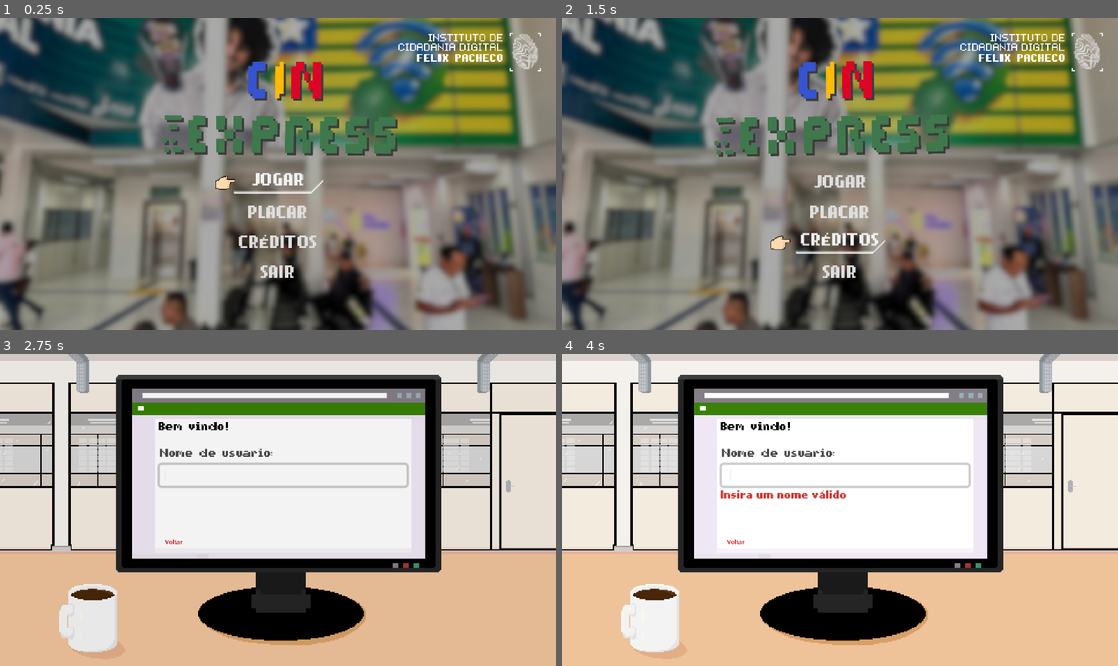
Above: before the commit, frames 1-4 (two rows, left to right).
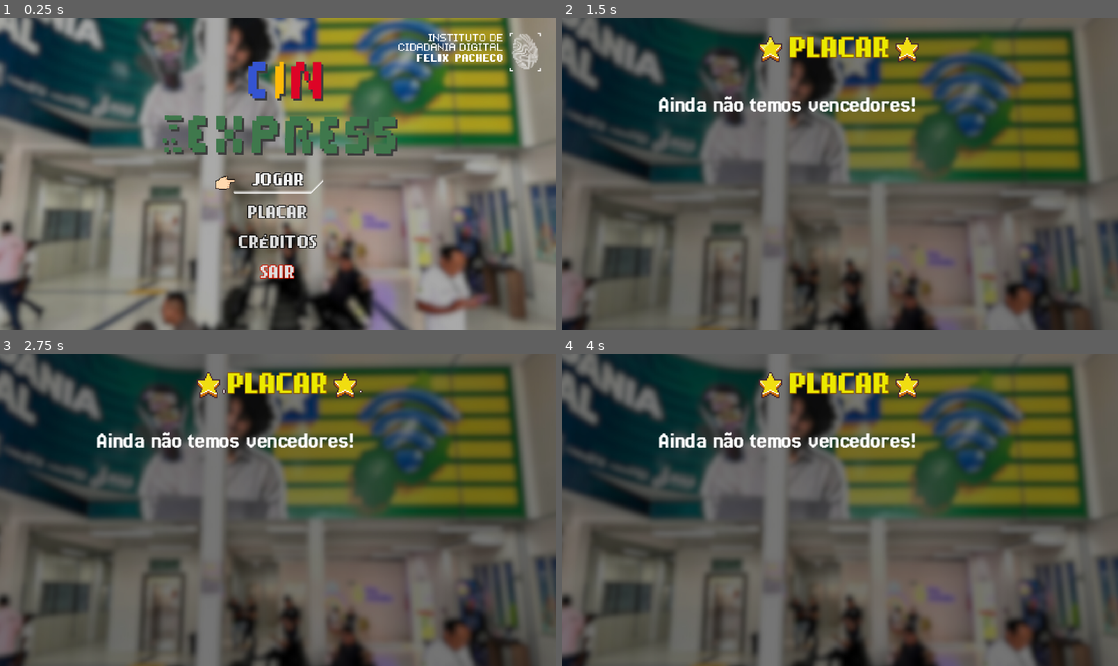
Above: after the commit, the same moments.

Repository: bianca-bezerra/CINExpress
Game: Godot game, scene res://scenes/levels/menu_scene.tscn
The game is run twice, just before and just after one commit, with the same random seed, the same clock (stepped at 60 frames per second) and the same inputs.
Inputs (mouse positions are in pixels of both pictures, inside the frame that each line leads up to):
- Up to frame 1 (0.25 s): no input
- Up to frame 2 (1.5 s): click "PLACAR" at 0.5 s; click (840, 242) at 1.25 s, where only the run before the commit has a clickable "CRÉDITOS"
- Up to frame 3 (2.75 s): click (278, 519) at 2 s, where only the run before the commit has a clickable "JOGAR"
- Up to frame 4 (4 s): tap Enter (ui_accept) at 2.75 s; hold Enter (ui_accept) 2.78-3.5 s; tap Space (space) at 2.85 s; click (734, 541) at 3.5 s, where only the run before the commit has a clickable "Voltar"

The runs differ from the first frame. In frame 1, 0.8% of the frame differs, in the area x 42-57%, y 49-84%; in frame 2, 84%; in frame 3, 99%; in frame 4, 99%, in the area x 0-100%, y 0-100%.
Error before the commit: Invalid call. Nonexistent function 'change_to_ranking' in base 'Node (game_manager.gd)'. (res://scripts/title_scene.gd:19)

Commit message:
feat: adiciona tela de créditos e ranking

Diff:
--- /dev/null
+++ b/scenes/credits_scene.tscn
@@ -0,0 +1,85 @@
+[gd_scene load_steps=3 format=3 uid="uid://cktjnbhpdrkwa"]
+
+[ext_resource type="Script" uid="uid://br3asmbl6r3xv" path="res://scripts/credits_scene.gd" id="1_x5wno"]
+[ext_resource type="FontFile" uid="uid://dvv4r3rtfie8o" path="res://assets/fonts/Jersey25-Regular.ttf" id="2_1pu23"]
+
+[node name="CreditsScene" type="Control"]
+layout_mode = 3
+anchors_preset = 0
+script = ExtResource("1_x5wno")
+
+[node name="ColorRect" type="ColorRect" parent="."]
+layout_mode = 0
+offset_right = 480.0
+offset_bottom = 270.0
+color = Color(0, 0, 0, 1)
+
+[node name="CreditosLabel" type="RichTextLabel" parent="."]
+layout_mode = 1
+anchors_preset = 5
+anchor_left = 0.5
+anchor_right = 0.5
+offset_left = 87.0
+offset_top = -7.0
+offset_right = 395.0
+offset_bottom = 269.0
+grow_horizontal = 2
+theme_override_fonts/normal_font = ExtResource("2_1pu23")
+theme_override_font_sizes/normal_font_size = 10
+horizontal_alignment = 1
+vertical_alignment = 1
+justification_flags = 235
+
+[node name="DESENVOLVIMENTO" type="Label" parent="CreditosLabel"]
+layout_mode = 1
+anchors_preset = 5
+anchor_left = 0.5
+anchor_right = 0.5
+offset_left = -53.5
+offset_top = 42.0
+offset_right = 56.5
+offset_bottom = 62.0
+grow_horizontal = 2
+theme_override_colors/font_color = Color(0.8458838, 0.20293167, 0.2546902, 1)
+theme_override_fonts/font = ExtResource("2_1pu23")
+theme_override_font_sizes/font_size = 11
+text = "DESENVOLVIMENTO"
+horizontal_alignment = 1
+vertical_alignment = 1
+justification_flags = 171
+
+[node name="ARTE" type="Label" parent="CreditosLabel"]
+layout_mode = 1
+anchors_preset = 5
+anchor_left = 0.5
+anchor_right = 0.5
+offset_left = -54.0
+offset_top = 135.0
+offset_right = 53.0
+offset_bottom = 149.0
+grow_horizontal = 2
+theme_override_colors/font_color = Color(0, 0.6071694, 0.73095006, 1)
+theme_override_fonts/font = ExtResource("2_1pu23")
+theme_override_font_sizes/font_size = 11
+text = "ARTE"
+horizontal_alignment = 1
+vertical_alignment = 1
+justification_flags = 171
+
+[node name="DESIGN" type="Label" parent="CreditosLabel"]
+layout_mode = 1
+anchors_preset = 5
+anchor_left = 0.5
+anchor_right = 0.5
+offset_left = -54.5
+offset_top = 199.0
+offset_right = 52.5
+offset_bottom = 215.0
+grow_horizontal = 2
+theme_override_colors/font_color = Color(0.1373629, 0.71928114, 0.45009208, 1)
+theme_override_fonts/font = ExtResource("2_1pu23")
+theme_override_font_sizes/font_size = 11
+text = "DESIGN"
+horizontal_alignment = 1
+vertical_alignment = 1
+justification_flags = 171
--- a/scenes/game_manager.tscn
+++ b/scenes/game_manager.tscn
@@ -6,7 +6,6 @@
 
 [node name="GameManager" type="Node"]
 script = ExtResource("1_hwd4i")
-total_game_duration = 15
 
 [node name="GameTimer" type="Timer" parent="."]
 
--- a/scenes/game_ui.tscn
+++ b/scenes/game_ui.tscn
@@ -311,8 +311,8 @@
 
 [node name="WalletSprite" type="Sprite2D" parent="."]
 material = SubResource("ShaderMaterial_nlan2")
-position = Vector2(382.99478, 22.089233)
-scale = Vector2(0.4, 0.4)
+position = Vector2(382.99432, 24.089231)
+scale = Vector2(0.35, 0.35)
 texture = ExtResource("32_h8a34")
 
 [node name="AtendantSprite" parent="." instance=ExtResource("34_nlan2")]
--- a/scenes/intro_scene.tscn
+++ b/scenes/intro_scene.tscn
@@ -6,6 +6,8 @@
 [ext_resource type="Texture2D" uid="uid://ctfykn6rocyg1" path="res://assets/sprites/characters/lule_feliz.png" id="3_jkhwn"]
 [ext_resource type="Texture2D" uid="uid://b6l4aa6vplmsf" path="res://assets/sprites/cenario_icd_sem_biomio.png" id="4_tij55"]
 [ext_resource type="FontFile" uid="uid://dvv4r3rtfie8o" path="res://assets/fonts/Jersey25-Regular.ttf" id="5_tij55"]
+[ext_resource type="FontFile" uid="uid://dolnaadbveks2" path="res://assets/fonts/nokiafc22.ttf" id="6_01j2m"]
+[ext_resource type="Texture2D" uid="uid://b6tvo0sks0e6t" path="res://assets/sprites/balao-fala.png" id="7_0f06d"]
 
 [node name="IntroScene" type="Node2D"]
 script = ExtResource("1_0y5sa")
@@ -32,27 +34,30 @@
 texture = ExtResource("4_tij55")
 
 [node name="BalaoFala" type="Label" parent="."]
-offset_left = 308.0
-offset_top = 33.0
-offset_right = 416.0
-offset_bottom = 56.0
+z_index = 4
+offset_left = 304.0
+offset_top = 31.0
+offset_right = 400.0
+offset_bottom = 63.0
 theme_override_colors/font_color = Color(0, 0, 0, 1)
-theme_override_fonts/font = ExtResource("5_tij55")
+theme_override_fonts/font = ExtResource("6_01j2m")
+theme_override_font_sizes/font_size = 8
+text = " Olá, quero emitir
+ minha CIN!"
+horizontal_alignment = 1
 
 [node name="TextoInstrucao" type="Label" parent="."]
-offset_left = 73.00001
-offset_top = 100.00001
-offset_right = 250.49997
-offset_bottom = 118.00001
+offset_left = 68.0
+offset_top = 97.99999
+offset_right = 265.49997
+offset_bottom = 117.999985
 scale = Vector2(0.8, 0.8)
+theme_override_constants/outline_size = 7
 theme_override_fonts/font = ExtResource("5_tij55")
-theme_override_font_sizes/font_size = 15
+theme_override_font_sizes/font_size = 16
 text = "Pressione ESPAÇO para iniciar!"
 
-[node name="BalaoFalaAtendente" type="Label" parent="."]
-offset_left = 41.0
-offset_top = 82.0
-offset_right = 81.0
-offset_bottom = 105.0
-theme_override_colors/font_color = Color(0, 0, 0, 1)
-theme_override_fonts/font = ExtResource("5_tij55")
+[node name="BalaoImagem" type="Sprite2D" parent="."]
+position = Vector2(357, 49.000004)
+scale = Vector2(1.7714286, 1.3666667)
+texture = ExtResource("7_0f06d")
--- a/scenes/levels/cam_level.gd
+++ b/scenes/levels/cam_level.gd
@@ -22,7 +22,6 @@
 func _ready() -> void:
 	if personagem_sprite and CharacterManager.personagem_atual:
 		personagem_sprite.texture = CharacterManager.get_sprite_cinza()
-		print("📸 Personagem no minigame da câmera: ", CharacterManager.personagem_atual)
 
 	_current_slider.grab_focus()
 	_current_slider.max_value = slider_len
@@ -40,7 +39,6 @@
 
 	if personagem_sprite:
 		personagem_sprite.texture = CharacterManager.get_sprite_feliz()
-		print("😊 Personagem ficou feliz após a foto!")
 
 	var floating_text: RichTextLabel = floating_text_scene.instantiate()
 	floating_text.global_position = $FeedbackMarker.global_position
@@ -54,7 +52,7 @@
 
 func _process(_delta: float) -> void:
 	var actual_point = _current_slider.value
-	$DebugLabel.text = "Ponto atual: %d | Ponto: %d" % [actual_point, point]
+
 
 	if player_winned: return
 	if Input.is_action_just_pressed("space"):
--- a/scenes/main_menu.tscn
+++ b/scenes/main_menu.tscn
@@ -88,6 +88,7 @@
 [node name="StartButton" type="Button" parent="GUIControl/ButtonGroup"]
 layout_mode = 2
 theme_type_variation = &"FlatButton"
+theme_override_constants/outline_size = 3
 theme_override_fonts/font = ExtResource("6_oa1go")
 theme_override_font_sizes/font_size = 12
 theme_override_styles/pressed = SubResource("StyleBoxEmpty_8ln24")
@@ -99,6 +100,7 @@
 [node name="RankButton" type="Button" parent="GUIControl/ButtonGroup"]
 layout_mode = 2
 theme_type_variation = &"FlatButton"
+theme_override_constants/outline_size = 3
 theme_override_fonts/font = ExtResource("6_oa1go")
 theme_override_font_sizes/font_size = 12
 theme_override_styles/pressed = SubResource("StyleBoxEmpty_8ln24")
@@ -106,9 +108,10 @@
 text = "PLACAR"
 script = ExtResource("6_tbmy8")
 
-[node name="AboutButton" type="Button" parent="GUIControl/ButtonGroup"]
+[node name="CreditButton" type="Button" parent="GUIControl/ButtonGroup"]
 layout_mode = 2
 theme_type_variation = &"FlatButton"
+theme_override_constants/outline_size = 3
 theme_override_fonts/font = ExtResource("6_oa1go")
 theme_override_font_sizes/font_size = 12
 theme_override_styles/pressed = SubResource("StyleBoxEmpty_8ln24")
@@ -119,6 +122,8 @@
 [node name="ExitButton" type="Button" parent="GUIControl/ButtonGroup"]
 layout_mode = 2
 theme_type_variation = &"FlatButton"
+theme_override_colors/font_outline_color = Color(0.8163365, 0.08628107, 0, 1)
+theme_override_constants/outline_size = 3
 theme_override_fonts/font = ExtResource("6_oa1go")
 theme_override_font_sizes/font_size = 12
 theme_override_styles/pressed = SubResource("StyleBoxEmpty_8ln24")
--- a/scenes/ranking_scene.tscn
+++ b/scenes/ranking_scene.tscn
@@ -1,19 +1,187 @@
-[gd_scene load_steps=2 format=3 uid="uid://cf4h7ycgcceh3"]
+[gd_scene load_steps=22 format=3 uid="uid://cf4h7ycgcceh3"]
 
 [ext_resource type="Script" uid="uid://bkemriv2lo53o" path="res://scripts/ranking_scene.gd" id="1_rmg74"]
+[ext_resource type="Texture2D" uid="uid://co5ab58xpqqx0" path="res://assets/UI/bg.png" id="2_lxse8"]
+[ext_resource type="Texture2D" uid="uid://cbeqlqh2sritp" path="res://assets/sprites/trofeu-primeiro.png" id="2_o1e0t"]
+[ext_resource type="Texture2D" uid="uid://ds0w5xuy65tt3" path="res://assets/sprites/trofeu-segundo.png" id="3_lxse8"]
+[ext_resource type="Texture2D" uid="uid://cgr6nomoomgre" path="res://assets/sprites/trofeu-terceiro.png" id="4_y8q7m"]
+[ext_resource type="FontFile" uid="uid://dolnaadbveks2" path="res://assets/fonts/nokiafc22.ttf" id="6_y8q7m"]
+[ext_resource type="Texture2D" uid="uid://dkj45j6gkdlw6" path="res://assets/sprites/Star.png" id="7_xi1kg"]
+
+[sub_resource type="AtlasTexture" id="AtlasTexture_diky7"]
+atlas = ExtResource("7_xi1kg")
+region = Rect2(0, 0, 32, 32)
+
+[sub_resource type="AtlasTexture" id="AtlasTexture_mcrg3"]
+atlas = ExtResource("7_xi1kg")
+region = Rect2(32, 0, 32, 32)
+
+[sub_resource type="AtlasTexture" id="AtlasTexture_t8npu"]
+atlas = ExtResource("7_xi1kg")
+region = Rect2(64, 0, 32, 32)
+
+[sub_resource type="AtlasTexture" id="AtlasTexture_dh2ki"]
+atlas = ExtResource("7_xi1kg")
+region = Rect2(96, 0, 32, 32)
+
+[sub_resource type="AtlasTexture" id="AtlasTexture_qr4vl"]
+atlas = ExtResource("7_xi1kg")
+region = Rect2(128, 0, 32, 32)
+
+[sub_resource type="AtlasTexture" id="AtlasTexture_2rm31"]
+atlas = ExtResource("7_xi1kg")
+region = Rect2(160, 0, 32, 32)
+
+[sub_resource type="AtlasTexture" id="AtlasTexture_0xe0u"]
+atlas = ExtResource("7_xi1kg")
+region = Rect2(192, 0, 32, 32)
+
+[sub_resource type="AtlasTexture" id="AtlasTexture_4v02o"]
+atlas = ExtResource("7_xi1kg")
+region = Rect2(224, 0, 32, 32)
+
+[sub_resource type="AtlasTexture" id="AtlasTexture_2fpt3"]
+atlas = ExtResource("7_xi1kg")
+region = Rect2(256, 0, 32, 32)
+
+[sub_resource type="AtlasTexture" id="AtlasTexture_jtse3"]
+atlas = ExtResource("7_xi1kg")
+region = Rect2(288, 0, 32, 32)
+
+[sub_resource type="AtlasTexture" id="AtlasTexture_wnu5h"]
+atlas = ExtResource("7_xi1kg")
+region = Rect2(320, 0, 32, 32)
+
+[sub_resource type="AtlasTexture" id="AtlasTexture_ukvby"]
+atlas = ExtResource("7_xi1kg")
+region = Rect2(352, 0, 32, 32)
+
+[sub_resource type="AtlasTexture" id="AtlasTexture_s2te7"]
+atlas = ExtResource("7_xi1kg")
+region = Rect2(384, 0, 32, 32)
+
+[sub_resource type="SpriteFrames" id="SpriteFrames_shjps"]
+animations = [{
+"frames": [{
+"duration": 1.0,
+"texture": SubResource("AtlasTexture_diky7")
+}, {
+"duration": 1.0,
+"texture": SubResource("AtlasTexture_mcrg3")
+}, {
+"duration": 1.0,
+"texture": SubResource("AtlasTexture_t8npu")
+}, {
+"duration": 1.0,
+"texture": SubResource("AtlasTexture_dh2ki")
+}, {
+"duration": 1.0,
+"texture": SubResource("AtlasTexture_qr4vl")
+}, {
+"duration": 1.0,
+"texture": SubResource("AtlasTexture_2rm31")
+}, {
+"duration": 1.0,
+"texture": SubResource("AtlasTexture_0xe0u")
+}, {
+"duration": 1.0,
+"texture": SubResource("AtlasTexture_4v02o")
+}, {
+"duration": 1.0,
+"texture": SubResource("AtlasTexture_2fpt3")
+}, {
+"duration": 1.0,
+"texture": SubResource("AtlasTexture_jtse3")
+}, {
+"duration": 1.0,
+"texture": SubResource("AtlasTexture_wnu5h")
+}, {
+"duration": 1.0,
+"texture": SubResource("AtlasTexture_ukvby")
+}, {
+"duration": 1.0,
+"texture": SubResource("AtlasTexture_s2te7")
+}],
+"loop": true,
+"name": &"brilhar",
+"speed": 5.0
+}]
 
 [node name="RankingScene" type="Node2D"]
 script = ExtResource("1_rmg74")
 
 [node name="CanvasLayer" type="CanvasLayer" parent="."]
 
-[node name="Dashboard" type="HBoxContainer" parent="CanvasLayer"]
-anchors_preset = -1
-anchor_top = 0.5
+[node name="ScrollContainer" type="ScrollContainer" parent="CanvasLayer"]
+anchors_preset = 15
 anchor_right = 1.0
-anchor_bottom = 0.66700006
-offset_bottom = -0.0900116
+anchor_bottom = 1.0
+offset_left = 83.0
+offset_top = 64.0
+offset_right = -58.0
+offset_bottom = -17.0
 grow_horizontal = 2
 grow_vertical = 2
-theme_override_constants/separation = 10
+horizontal_scroll_mode = 0
+
+[node name="VBoxContainer" type="VBoxContainer" parent="CanvasLayer/ScrollContainer"]
+layout_mode = 2
+theme_override_constants/separation = 4
 alignment = 1
+
+[node name="TextureRect" type="TextureRect" parent="."]
+modulate = Color(0.45840472, 0.45840514, 0.45840502, 1)
+anchors_preset = 15
+anchor_right = 1.0
+anchor_bottom = 1.0
+offset_left = -3.0
+offset_top = -36.25
+offset_right = 485.0
+offset_bottom = 322.25
+grow_horizontal = 2
+grow_vertical = 2
+texture = ExtResource("2_lxse8")
+expand_mode = 5
+
+[node name="TrofeuOuro" type="Sprite2D" parent="."]
+visible = false
+position = Vector2(168, 58)
+scale = Vector2(0.5, 0.5)
+texture = ExtResource("2_o1e0t")
+
+[node name="TrofeuPrata" type="Sprite2D" parent="."]
+visible = false
+position = Vector2(167, 107)
+scale = Vector2(0.5, 0.5)
+texture = ExtResource("3_lxse8")
+
+[node name="TrofeuBronze" type="Sprite2D" parent="."]
+visible = false
+position = Vector2(241, 165)
+scale = Vector2(0.5, 0.5)
+texture = ExtResource("4_y8q7m")
+offset = Vector2(-156.92308, -20.769234)
+
+[node name="Label" type="Label" parent="."]
+offset_left = 197.0
+offset_top = 14.0
+offset_right = 288.0
+offset_bottom = 39.0
+theme_override_colors/font_color = Color(0.9204884, 0.91471463, 0, 1)
+theme_override_colors/font_outline_color = Color(0.53796226, 0.33417144, 9.62615e-08, 1)
+theme_override_constants/shadow_offset_y = 0
+theme_override_constants/outline_size = 3
+theme_override_fonts/font = ExtResource("6_y8q7m")
+theme_override_font_sizes/font_size = 20
+text = "PLACAR"
+
+[node name="Estrela1" type="AnimatedSprite2D" parent="."]
+position = Vector2(180, 26)
+sprite_frames = SubResource("SpriteFrames_shjps")
+animation = &"brilhar"
+frame_progress = 0.5322167
+
+[node name="Estrela2" type="AnimatedSprite2D" parent="."]
+position = Vector2(298, 26)
+sprite_frames = SubResource("SpriteFrames_shjps")
+animation = &"brilhar"
--- /dev/null
+++ b/scripts/credits_scene.gd
@@ -0,0 +1,36 @@
+extends Control
+
+@onready var creditos_label: RichTextLabel = $CreditosLabel
+var tempo := 0.0
+
+func _ready():
+	modulate.a = 0
+	var tween = create_tween()
+	tween.tween_property(self, "modulate:a", 1.0, 0.5)
+
+	creditos_label.bbcode_enabled = true
+	creditos_label.text = "[wave amp=10 freq=3]
+Ryan Faustino   @ryofac
+
+Halyson Pimentel   @HalysonItallo
+
+Ruan Macedo   @msruan
+
+
+
+Antonio Meireles   @meidesu
+
+Bianca Bezerra   @bianca-bezerra
+
+
+
+Janielly Vieira   @janielly-vieira
+[/wave]"
+
+func _process(delta):
+	tempo += delta
+	creditos_label.set("custom_effects/wave/phase", tempo)
+
+func _input(event: InputEvent):
+	if event.is_action_pressed("ui_cancel"):
+		GameManager.change_to_menu_scene()
--- a/scripts/intro_scene.gd
+++ b/scripts/intro_scene.gd
@@ -3,7 +3,7 @@
 @onready var personagem_sprite = $Personagem
 @onready var cenario = $Cenario
 @onready var balao_fala = $BalaoFala
-@onready var balao_fala_atendente = $BalaoFalaAtendente
+@onready var balao_imagem = $BalaoImagem
 @onready var texto_instrucao = $TextoInstrucao
 
 var posicao_inicial_x = 59
@@ -21,10 +21,10 @@
 	personagem_sprite.texture = CharacterManager.get_sprite_cinza()
 	personagem_sprite.position = Vector2(posicao_inicial_x, posicao_y)
 
+	balao_imagem.visible = false
+
 	if balao_fala:
 		balao_fala.visible = false
-	if balao_fala_atendente:
-		balao_fala_atendente.visible = false
 	if texto_instrucao:
 		texto_instrucao.visible = false
 
@@ -51,7 +51,7 @@
 func _on_animacao_completa_com_falas():
 	await get_tree().create_timer(0.3).timeout
 
-	mostrar_fala_personagem("Quero minha CIN!")
+	mostrar_fala_personagem()
 	await get_tree().create_timer(2.0).timeout
 
 	if texto_instrucao:
@@ -62,7 +62,7 @@
 
 func animar_entrada_sem_falas():
 	var tween_movimento = create_tween()
-	tween_movimento.tween_property(personagem_sprite, "position:x", posicao_final_x, 1.0)\
+	tween_movimento.tween_property(personagem_sprite, "position:x", posicao_final_x, 0.7)\
 		.set_trans(Tween.TRANS_SINE).set_ease(Tween.EASE_IN_OUT)
 
 	var tween_bounce = create_tween()
@@ -77,23 +77,15 @@
 	await get_tree().create_timer(0.5).timeout
 	iniciar_jogo_sem_intro()
 
-func mostrar_fala_personagem(texto: String):
+func mostrar_fala_personagem():
 	if not balao_fala:
 		return
-	balao_fala.text = texto
+
+	balao_imagem.visible = true
 	balao_fala.visible = true
 	balao_fala.modulate.a = 0
 	var tween = create_tween()
 	tween.tween_property(balao_fala, "modulate:a", 1.0, 0.3)
-
-func mostrar_fala_atendente(texto: String):
-	if not balao_fala_atendente:
-		return
-	balao_fala_atendente.text = texto
-	balao_fala_atendente.visible = true
-	balao_fala_atendente.modulate.a = 0
-	var tween = create_tween()
-	tween.tween_property(balao_fala_atendente, "modulate:a", 1.0, 0.3)
 
 func animar_piscar_texto():
 	if not texto_instrucao:
@@ -115,13 +107,10 @@
 	if texto_instrucao:
 		texto_instrucao.visible = false
 
-	mostrar_fala_atendente("Pois bora fazer!")
-	await get_tree().create_timer(1.5).timeout
+	await get_tree().create_timer(1.0).timeout
 
 	if balao_fala:
 		balao_fala.visible = false
-	if balao_fala_atendente:
-		balao_fala_atendente.visible = false
 
 	GameManager.game_timer.start(GameManager.total_game_duration)
 
--- a/scripts/outro_scene.gd
+++ b/scripts/outro_scene.gd
@@ -34,7 +34,7 @@
 
 func animar_saida():
 	var tween_movimento = create_tween()
-	tween_movimento.tween_property(personagem_sprite, "position:x", posicao_final_x, 1.0)\
+	tween_movimento.tween_property(personagem_sprite, "position:x", posicao_final_x, 0.7)\
 		.set_trans(Tween.TRANS_SINE).set_ease(Tween.EASE_IN_OUT)
 
 	var tween_bounce = create_tween()
--- a/scripts/ranking_scene.gd
+++ b/scripts/ranking_scene.gd
@@ -1,30 +1,107 @@
 extends Node2D
 
-@onready var dashboard_panel = $CanvasLayer/Dashboard
-@export var leatherboard_speed = 100
+var vbox
+
+@onready var sprite_ouro = $TrofeuOuro
+@onready var sprite_prata = $TrofeuPrata
+@onready var sprite_bronze = $TrofeuBronze
+
+var fonte_ranking = preload("res://assets/fonts/Jersey25-Regular.ttf")
 
 func _input(event: InputEvent):
 	if event.is_action_pressed("ui_cancel"):
 		GameManager.change_to_menu_scene()
+	if event.is_action_pressed("ui_page_down"):
+		SaveManager.reset_save()
 
-func _ready() -> void:
+func _ready():
+	await get_tree().process_frame
+
+	if sprite_ouro:
+		sprite_ouro.visible = false
+		sprite_ouro.hide()
+	if sprite_prata:
+		sprite_prata.visible = false
+		sprite_prata.hide()
+	if sprite_bronze:
+		sprite_bronze.visible = false
+		sprite_bronze.hide()
+
+	vbox = $CanvasLayer/ScrollContainer/VBoxContainer
+	$Estrela1.play("brilhar")
+	$Estrela2.play("brilhar")
+
+	if not vbox:
+		print("VBoxContainer não encontrado!")
+		return
+
+	vbox.alignment = BoxContainer.ALIGNMENT_CENTER
+
 	var players = GameManager.get_dashboard()
-	if not players:
+
+	for child in vbox.get_children():
+		child.queue_free()
+
+	if not players or players.is_empty():
 		var label = Label.new()
 		label.text = "Ainda não temos vencedores!"
-		dashboard_panel.add_child(label)
-	else:	# sort descending
-		players.sort_custom(func(a, b): return a["score"] > b["score"])
-		var winners = players.slice(0, 3)
-		for ind in range(len(winners)):
-			var label = Label.new()
-			var count = ind + 1
-			label.text = "%d - %s (%.2f)" % [count, winners[ind]["name"], winners[ind]["score"]]
-			dashboard_panel.add_child(label)
+		label.add_theme_font_override("font", fonte_ranking)
+		label.add_theme_color_override("font_color", Color.WHITE)
+		label.add_theme_font_size_override("font_size", 20)
+		label.horizontal_alignment = HORIZONTAL_ALIGNMENT_CENTER
+		vbox.add_child(label)
+		return
 
-var _angle = 0
-func _process(delta: float) -> void:
-	var dash_children = dashboard_panel.get_children()
-	for ind in range(len(dash_children)):
-		_angle += delta * 2
-		dash_children[ind].position.y = 10 * cos(_angle + (ind+1))
+	players.sort_custom(func(a, b): return a["score"] > b["score"])
+
+	for i in range(players.size()):
+		var hbox = HBoxContainer.new()
+		hbox.add_theme_constant_override("separation", 10)
+
+		if i <= 2:
+			var icon = TextureRect.new()
+			icon.expand_mode = TextureRect.EXPAND_IGNORE_SIZE
+			icon.stretch_mode = TextureRect.STRETCH_KEEP_ASPECT_CENTERED
+			icon.custom_minimum_size = Vector2(32, 32)
+
+			match i:
+				0:
+					icon.texture = sprite_ouro.texture if sprite_ouro else null
+				1:
+					icon.texture = sprite_prata.texture if sprite_prata else null
+				2:
+					icon.texture = sprite_bronze.texture if sprite_bronze else null
+
+			hbox.add_child(icon)
+		else:
+			var spacer = Control.new()
+			spacer.custom_minimum_size = Vector2(32, 32)
+			hbox.add_child(spacer)
+
+		var label = Label.new()
+		label.text = "%dº - %s (%.2f)" % [i + 1, players[i]["name"], players[i]["score"]]
+
+		label.add_theme_font_override("font", fonte_ranking)
+
+		if i == 0:
+			label.add_theme_color_override("font_color", Color.GOLD)
+			label.add_theme_font_size_override("font_size", 20)
+			label.add_theme_color_override("font_outline_color", Color(0.8, 0.5, 0))
+			label.add_theme_constant_override("outline_size", 3)
+
+			animar_primeiro_lugar(label)
+		else:
+			label.add_theme_color_override("font_color", Color.WHITE)
+			label.add_theme_font_size_override("font_size", 18)
+			label.add_theme_color_override("font_outline_color", Color.BLACK)
+			label.add_theme_constant_override("outline_size", 2)
+
+		hbox.add_child(label)
+		vbox.add_child(hbox)
+
+
+func animar_primeiro_lugar(label: Label):
+	var tween = create_tween()
+	tween.set_loops()
+	tween.tween_property(label, "scale", Vector2(0.95, 0.95), 0.8).set_trans(Tween.TRANS_SINE).set_ease(Tween.EASE_IN_OUT)
+	tween.tween_property(label, "scale", Vector2(1.0, 1.0), 0.8).set_trans(Tween.TRANS_SINE).set_ease(Tween.EASE_IN_OUT)
--- a/scripts/singletons/game_manager.gd
+++ b/scripts/singletons/game_manager.gd
@@ -87,6 +87,12 @@
 	get_tree().change_scene_to_file("res://scenes/intro_scene.tscn")
 	scene_transintion_animation.play("fade_out")
 
+func change_to_ranking():
+	get_tree().change_scene_to_file("res://scenes/ranking_scene.tscn")
+
+func change_to_credits():
+	get_tree().change_scene_to_file("res://scenes/credits_scene.tscn")
+
 func change_to_next_level():
 	_can_show_game_ui = true
 	if current_game_level >= len(current_run):
@@ -164,7 +170,5 @@
 
 
 func _input(event: InputEvent) -> void:
-	if event.is_action_pressed("ui_page_down"):
-		SaveManager.reset_save()
 	if event.is_action_pressed("ui_text_delete"):
 		get_tree().reload_current_scene()
--- a/scripts/title_scene.gd
+++ b/scripts/title_scene.gd
@@ -2,14 +2,14 @@
 
 @onready var start_button = $GUI/GUIControl/ButtonGroup/StartButton
 @onready var rank_button = $GUI/GUIControl/ButtonGroup/RankButton
-@onready var about_button = $GUI/GUIControl/ButtonGroup/AboutButton
+@onready var credit_button = $GUI/GUIControl/ButtonGroup/CreditButton
 @onready var exit_button = $GUI/GUIControl/ButtonGroup/ExitButton
 
 func _ready() -> void:
 	start_button.grab_focus.call_deferred()
 	start_button.connect("pressed", _on_start_button_pressed)
 	rank_button.connect("pressed", _on_rank_button_pressed)
-	about_button.connect("pressed", _on_about_button_pressed)
+	credit_button.connect("pressed", _on_credit_button_pressed)
 	exit_button.connect("pressed", _on_exit_button_pressed)
 
 func _on_exit_button_pressed() -> void:
@@ -18,8 +18,8 @@
 func _on_rank_button_pressed() -> void:
 	GameManager.change_to_ranking()
 
-func _on_about_button_pressed() -> void:
-	print("Não implementado ainda")
+func _on_credit_button_pressed() -> void:
+	GameManager.change_to_credits()
 
 func _on_start_button_pressed() -> void:
 	GameManager.change_to_username_scene()
--- a/scripts/username_scene.gd
+++ b/scripts/username_scene.gd
@@ -46,7 +46,7 @@
 			return
 
 	_hide_warning()
-	print("bora")
+
 	PlayerManager.register_new_player(player_name)
 	GameManager.start_game()
 
Binary file added: assets/sprites/balao-fala.png
Not shown, added: assets/sprites/balao-fala.png.import
Binary file added: assets/sprites/trofeu-primeiro.png
Not shown, added: assets/sprites/trofeu-primeiro.png.import
Binary file added: assets/sprites/trofeu-segundo.png
Not shown, added: assets/sprites/trofeu-segundo.png.import
Binary file added: assets/sprites/trofeu-terceiro.png
Not shown, added: assets/sprites/trofeu-terceiro.png.import
Not shown: 1 places in scenes/intro_scene.tscn that only renumber resources
Not shown, added: scripts/credits_scene.gd.uid
